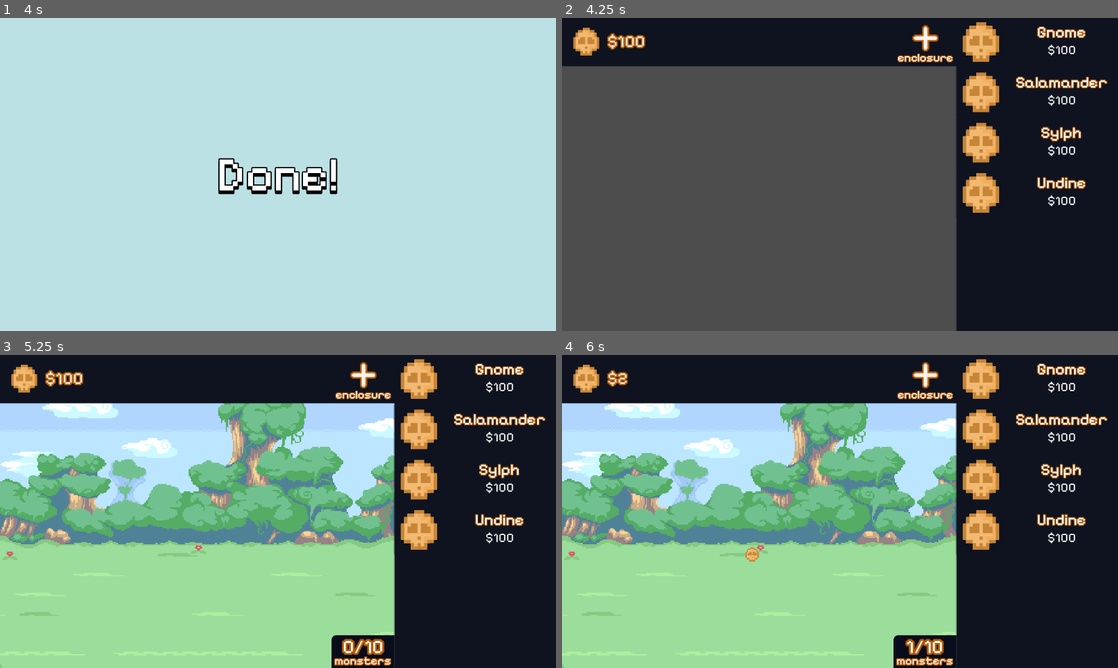
Above: before the commit, frames 1-4 (two rows, left to right).
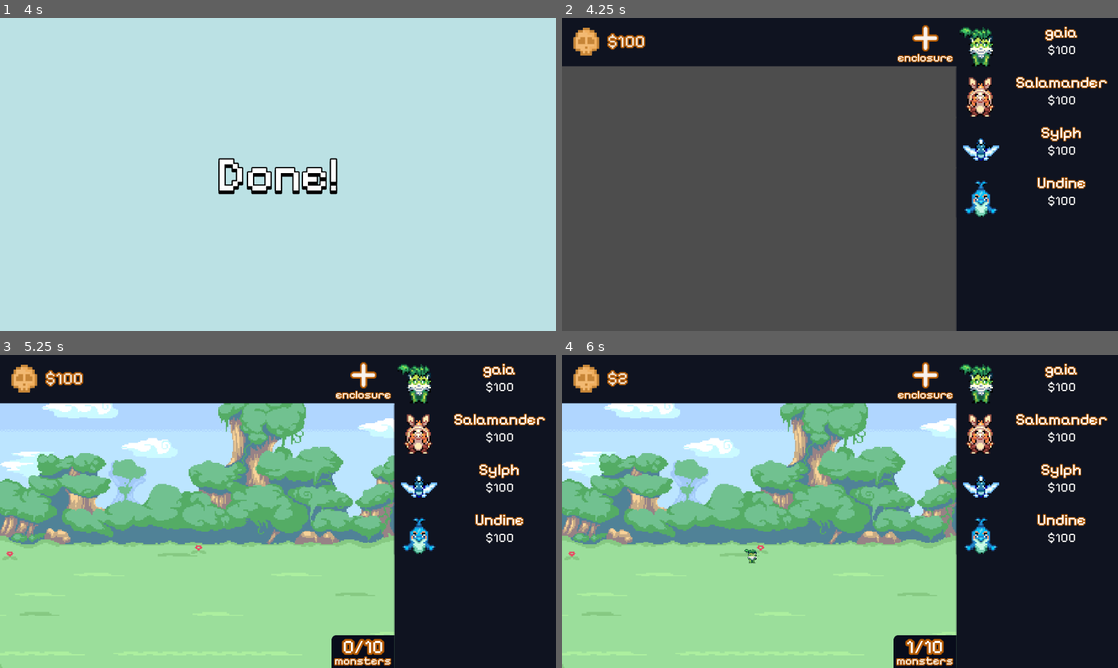
Above: after the commit, the same moments.

Repository: verstraate/monster-daycare
Game: Godot game, scene res://_Scenes/MainMenu/main_menu.tscn
Same seed, same stepped clock (60 frames per second), same inputs: the game is played once before the commit and once after it.
Inputs (mouse positions are in pixels of both pictures, inside the frame that each line leads up to):
- Up to frame 1 (4 s): click (278, 174) at 0.5 s; click "Gnome" (after the commit: "gaia") at 1.25 s; click "enclosure" at 2 s; click "Salamander" at 2.75 s; click "Sylph" at 3.5 s
- Up to frame 2 (4.25 s): no input
- Up to frame 3 (5.25 s): click "Undine" at 4.25 s; click "enclosure" at 5 s
- Up to frame 4 (6 s): click "Gnome" (after the commit: "gaia") at 5.75 s

Frame 1 is identical in both runs. In frame 2, 3.1% of the frame differs, in the area x 71-95%, y 1-64%; in frame 3, 3.1%; in frame 4, 3.2%, in the area x 32-95%, y 1-67%.

Commit message:
feat: Updated monster sprites

Diff:
--- /dev/null
+++ b/Resources/Monsters/gaia.tres
@@ -0,0 +1,15 @@
+[gd_resource type="Resource" script_class="BaseMonster" load_steps=3 format=3 uid="uid://cwjm80eb4sc3s"]
+
+[ext_resource type="Script" path="res://Scripts/Resources/Monsters/base_monster.gd" id="1_q5qdd"]
+[ext_resource type="Texture2D" uid="uid://nfnkhghw66gi" path="res://Assets/Sprites/Monsters/gaia.png" id="2_mbkna"]
+
+[resource]
+script = ExtResource("1_q5qdd")
+id = "gaia"
+display_name = "gaia"
+sprite = ExtResource("2_mbkna")
+price = "100"
+base_produce = "1"
+base_upgrade = "10"
+base_upgrade_multiplier = 10.0
+type = 3
--- a/Resources/Monsters/gnome.tres
+++ /dev/null
@@ -1,15 +0,0 @@
-[gd_resource type="Resource" script_class="BaseMonster" load_steps=3 format=3 uid="uid://cwjm80eb4sc3s"]
-
-[ext_resource type="Script" path="res://Scripts/Resources/Monsters/base_monster.gd" id="1_a033x"]
-[ext_resource type="Texture2D" uid="uid://baxrai53v1hmb" path="res://Assets/Sprites/money.png" id="2_t1dqi"]
-
-[resource]
-script = ExtResource("1_a033x")
-id = "gnome"
-display_name = "Gnome"
-sprite = ExtResource("2_t1dqi")
-price = "100"
-base_produce = "1"
-base_upgrade = "10"
-base_upgrade_multiplier = 10.0
-type = 3
--- a/Resources/Monsters/salamander.tres
+++ b/Resources/Monsters/salamander.tres
@@ -1,13 +1,13 @@
 [gd_resource type="Resource" script_class="BaseMonster" load_steps=3 format=3 uid="uid://bq63fe1u7chxe"]
 
 [ext_resource type="Script" path="res://Scripts/Resources/Monsters/base_monster.gd" id="1_e2uwp"]
-[ext_resource type="Texture2D" uid="uid://baxrai53v1hmb" path="res://Assets/Sprites/money.png" id="2_3oopk"]
+[ext_resource type="Texture2D" uid="uid://bpuvga43b411e" path="res://Assets/Sprites/Monsters/salamander.png" id="2_2xqd0"]
 
 [resource]
 script = ExtResource("1_e2uwp")
 id = "salamander"
 display_name = "Salamander"
-sprite = ExtResource("2_3oopk")
+sprite = ExtResource("2_2xqd0")
 price = "100"
 base_produce = "1"
 base_upgrade = "10"
--- a/Resources/Monsters/sylph.tres
+++ b/Resources/Monsters/sylph.tres
@@ -1,13 +1,13 @@
 [gd_resource type="Resource" script_class="BaseMonster" load_steps=3 format=3 uid="uid://bqp3ucknwv2rc"]
 
 [ext_resource type="Script" path="res://Scripts/Resources/Monsters/base_monster.gd" id="1_ig1hl"]
-[ext_resource type="Texture2D" uid="uid://baxrai53v1hmb" path="res://Assets/Sprites/money.png" id="2_sqm5i"]
+[ext_resource type="Texture2D" uid="uid://dx71v7gqlb5g" path="res://Assets/Sprites/Monsters/sylph.png" id="2_sh705"]
 
 [resource]
 script = ExtResource("1_ig1hl")
 id = "sylph"
 display_name = "Sylph"
-sprite = ExtResource("2_sqm5i")
+sprite = ExtResource("2_sh705")
 price = "100"
 base_produce = "1"
 base_upgrade = "10"
--- a/Resources/Monsters/undine.tres
+++ b/Resources/Monsters/undine.tres
@@ -1,13 +1,13 @@
 [gd_resource type="Resource" script_class="BaseMonster" load_steps=3 format=3 uid="uid://4gclqar1tqq5"]
 
 [ext_resource type="Script" path="res://Scripts/Resources/Monsters/base_monster.gd" id="1_c4tho"]
-[ext_resource type="Texture2D" uid="uid://baxrai53v1hmb" path="res://Assets/Sprites/money.png" id="2_vugdf"]
+[ext_resource type="Texture2D" uid="uid://dni3cio8w2p48" path="res://Assets/Sprites/Monsters/undine.png" id="2_3kbol"]
 
 [resource]
 script = ExtResource("1_c4tho")
 id = "undine"
 display_name = "Undine"
-sprite = ExtResource("2_vugdf")
+sprite = ExtResource("2_3kbol")
 price = "100"
 base_produce = "1"
 base_upgrade = "10"
Binary file added: Assets/Sprites/Monsters/gaia.png
Not shown, added: Assets/Sprites/Monsters/gaia.png.import
Binary file added: Assets/Sprites/Monsters/salamander.png
Not shown, added: Assets/Sprites/Monsters/salamander.png.import
Binary file added: Assets/Sprites/Monsters/sylph.png
Not shown, added: Assets/Sprites/Monsters/sylph.png.import
Binary file added: Assets/Sprites/Monsters/undine.png
Not shown, added: Assets/Sprites/Monsters/undine.png.import
